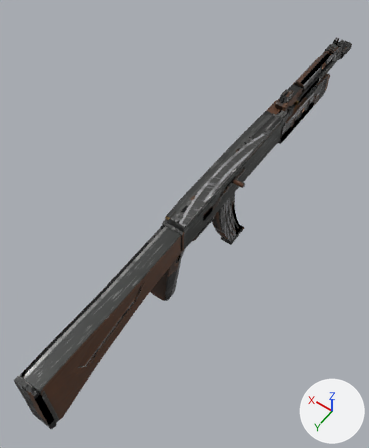
The glTF model assets/hq/ak_rifle.glb as it was, and as the next commit left it.
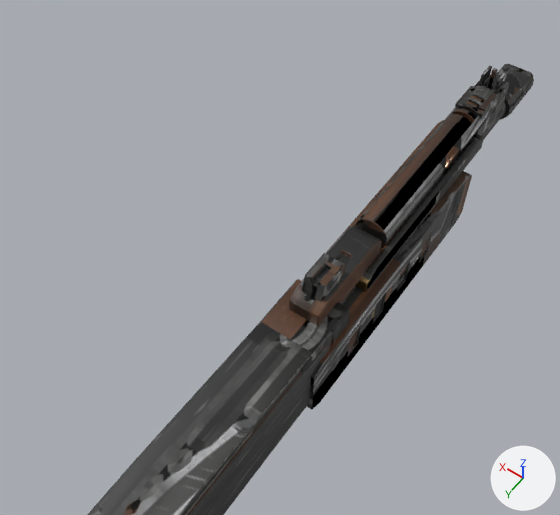
Old and new are each drawn whole from a 50 mm camera at (-0.268, 0.495, 0.785) aimed at (0.037, 0.068, 0.116) and again close up from a 50 mm camera at (-0.123, 0.037, 0.567) aimed at (0.037, -0.186, 0.216). Arrows for +X, +Y and +Z are at lower right; the lights stay in place. The older version's two pictures come first. Vertices at exactly the same position are counted once.

Objects in the first close-up: 'body', 'rear_sight'.
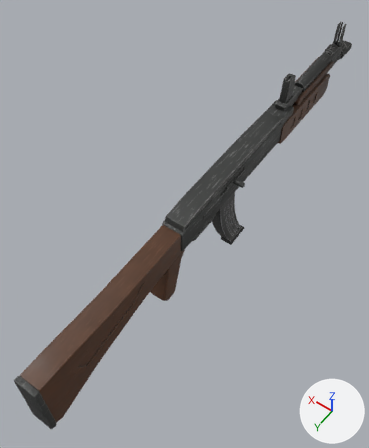
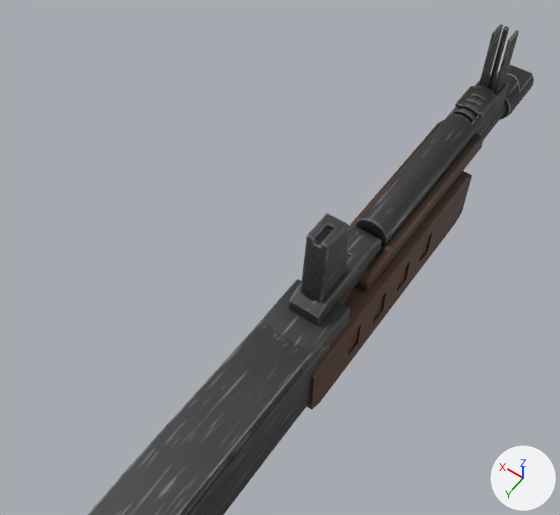
Location of each change, (x1, y1, x2, y2) in pixels of the close-ups (560 x 515 px; the box of a moved part takes in the faces that stretch with it):
'body', reshaped
    before: (87, 64, 534, 515)
    after: (87, 24, 534, 515)
'rear_sight', reshaped (13% taller)
    before: (289, 226, 382, 326)
    after: (289, 213, 382, 326)
part 1 of me_body, moved or reshaped
    before: (488, 68, 498, 88)
    after: (488, 26, 509, 88)
part 2 of me_body, moved or reshaped
    before: (349, 66, 507, 291)
    after: (349, 24, 519, 291)
part 3 of me_body, surface changed
    before: (87, 64, 534, 515)
    after: (87, 24, 534, 515)
part 4 of me_rear_sight, moved or reshaped
    before: (301, 253, 346, 302)
    after: (301, 213, 349, 303)
part 5 of me_rear_sight, surface changed
    both: (289, 226, 382, 326)

Diff of the bpy script that builds the scene:
```diff
--- a/assets/hq/ak_rifle.glb.py
+++ b/assets/hq/ak_rifle.glb.py
@@ me_body @@
 # used by ob_body; location = (0.0, 0.0, 0.0)
-me_body.from_pydata(...)  # 2662 vertices, 5205 faces; spans x -0.038..0.02, y -0.434..0.434, z 0.077..0.245
+me_body.from_pydata(...)  # 2662 vertices, 5205 faces; spans x -0.038..0.02, y -0.434..0.434, z 0.077..0.277
+# me_body part 1: the loose piece of 36 vertices spanning x -0.001..0.001, y -0.377..-0.373, z 0.229..0.245 is scaled about its middle by (1, 1, 3.07), then moved by (0.0, 0.0, 0.016)
+# me_body part 2: 113 of 2662 vertices moved; they spanned x -0.012..0.012, y -0.382..-0.198, z 0.214..0.241 and now span x -0.012..0.012, y -0.382..-0.198, z 0.214..0.273; mean shift (0.0, 0.0, 0.007); largest move (0.006, -0.198, 0.216) -> (-0.009, -0.342, 0.217)
+# me_body part 3: 4712 kept faces spanning x -0.038..0.02, y -0.434..0.434, z 0.077..0.277 get new texture (UV) coordinates
 me_body.materials.append(mat_ak_rifle)
@@ me_rear_sight @@
 # used by ob_rear_sight; location = (0.0, 0.0, 0.0)
-me_rear_sight.from_pydata(...)  # 100 vertices, 192 faces; spans x -0.0095..0.0095, y -0.22..-0.156, z 0.217..0.245
+me_rear_sight.from_pydata(...)  # 100 vertices, 192 faces; spans x -0.0095..0.0095, y -0.22..-0.156, z 0.217..0.277
+# me_rear_sight part 4
+# 36 vertices are removed from x -0.0065..0.0065, y -0.1841..-0.165, z 0.2414..0.245
+# 78 faces are deleted
+# 4 vertices in x -0.0065..0.0065, y -0.1879..-0.1875, z 0.2313 move by (0.0, -0.0001, 0.0)
+# 4 vertices move from x -0.0065..0.0065, y -0.1624..-0.1621, z 0.2313 to x -0.0065..0.0065, y -0.1624..-0.162, z 0.2313
+# 36 vertices are added at x -0.0065..0.0065, y -0.184..-0.1657, z 0.2734..0.277
+# 78 new faces join them
+# me_rear_sight part 5: 114 kept faces spanning x -0.0095..0.0095, y -0.22..-0.156, z 0.217..0.235 get new texture (UV) coordinates
 me_rear_sight.materials.append(mat_ak_rifle)
```
